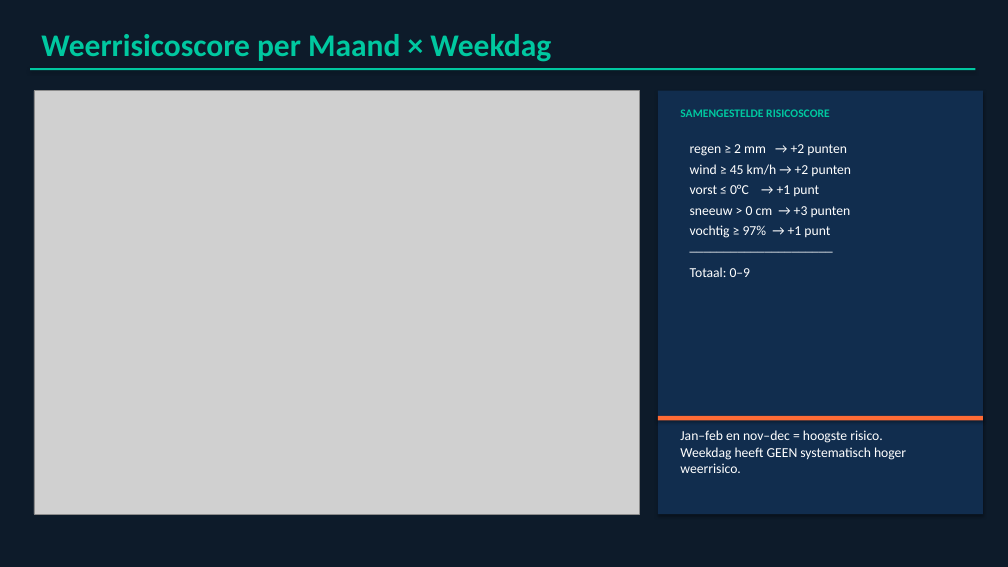
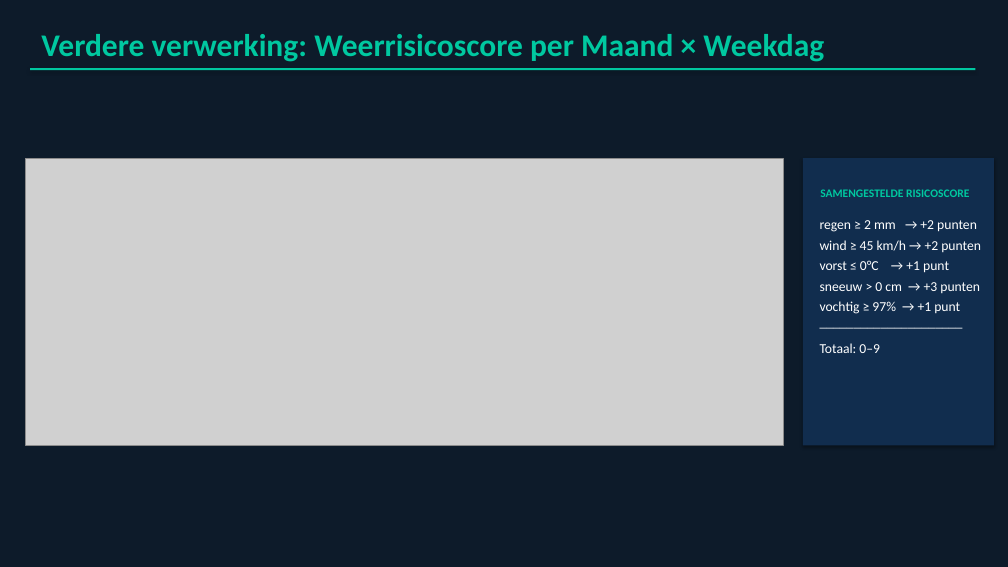
Before and after one commit to MaximeMylle/trafic_forecast_datascience, a slide deck: slide 11 of Gent_Mechelen_Presentatie.pptx. Drawn at 1008x567 pixels with LibreOffice and Linux fonts; fonts in the diff are those of the drawing; grey boxes stand for pictures. Boxes give left, top, right and bottom in pixels: in the first picture for what was removed or moved away, otherwise in the second. Text is boxed around its words. In the diff, an @@ line names an element or a change of style, - is before the commit and + after.

```diff
--- a/Gent_Mechelen_Presentatie.pptx
+++ b/Gent_Mechelen_Presentatie.pptx
@@ text at (41,34,824,62): text changed @@
-Weerrisicoscore per Maand × Weekdag
+Verdere verwerking: Weerrisicoscore per Maand × Weekdag
@@ picture: place and size @@
-picture at (34,91,639,514)
+picture at (26,158,783,445)
@@ rectangle: place and size @@
-rectangle at (658,91,983,514)
+rectangle at (803,158,994,445)
@@ text "SAMENGESTELDE RISICOSCORE": place and size @@
-text "SAMENGESTELDE RISICOSCORE" at (680,109,830,117)
+text "SAMENGESTELDE RISICOSCORE" at (820,189,970,197)
@@ text "regen ≥ 2 mm → ...": place and size @@
-text "regen ≥ 2 mm → ..." at (690,144,851,277)
+text "regen ≥ 2 mm → ..." at (820,220,981,353)
@@ rectangle removed at (658,416,983,420) @@
@@ text removed at (680,430,906,473) @@
-Jan–feb en nov–dec = hoogste risico.
-Weekdag heeft GEEN systematisch hoger weerrisico.
```
Also in this commit, not shown: 10 other slides changed, 3 slides added, 5 slides removed.
